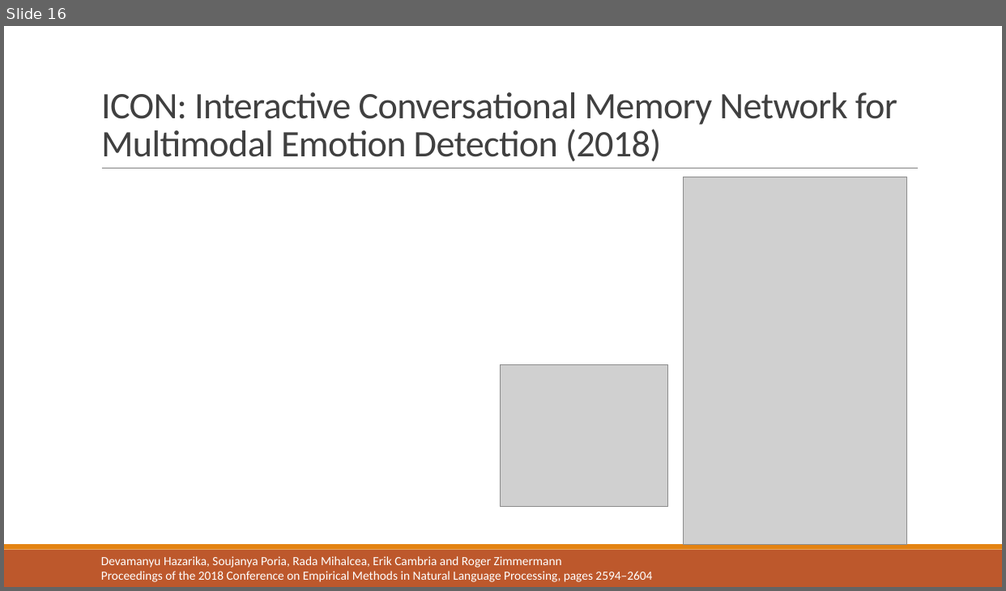
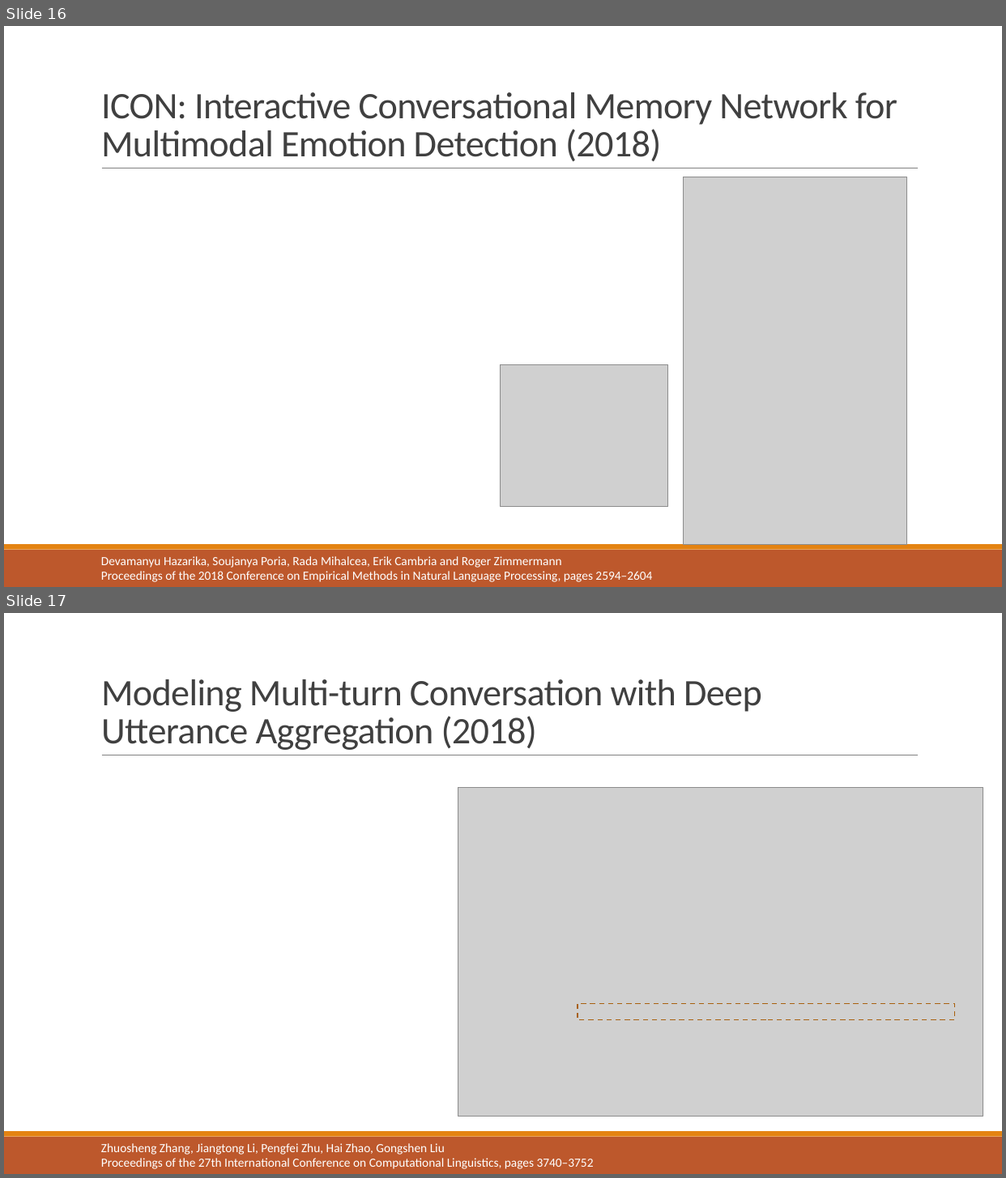
Before and after one commit to liangxh/grad, a slide deck: [报告] Text Emotion Detection.pptx. Shown one above the other, each under a label of ours: slide 16 before the commit, slides 16 and 17 after it. The pictures are 1006x591 and 1006x1178 pixels, drawn with LibreOffice and Linux fonts; fonts in the diff are those of the drawing; grey boxes stand for pictures. Boxes give left, top, right and bottom in pixels: in the first picture for what was removed or moved away, otherwise in the second. Text is boxed around its words. In the diff, an @@ line names an element or a change of style, - is before the commit and + after.

```diff
--- a/[报告] Text Emotion Detection.pptx
+++ b/[报告] Text Emotion Detection.pptx
@@ slide 17 added at box(4, 613, 1002, 1174), background #FFFFFF; not listed: 3 template elements that a slide beside it also shows @@
@@ title added at box(101, 679, 762, 750), 36 pt, text #404040 @@
+Modeling Multi-turn Conversation with Deep Utterance Aggregation (2018)
@@ picture added at box(458, 787, 983, 1117) @@
@@ rectangle added at box(577, 1003, 955, 1020), outline #A9610D 1.25 pt dashed @@
@@ text added at box(101, 1144, 594, 1169), 12 pt, text #FFFFFF @@
+Zhuosheng Zhang, Jiangtong Li, Pengfei Zhu, Hai Zhao, Gongshen Liu
+Proceedings of the 27th International Conference on Computational Linguistics, pages 3740–3752
```
Also in this commit, not shown: 1 other slide added, 1 other file.
